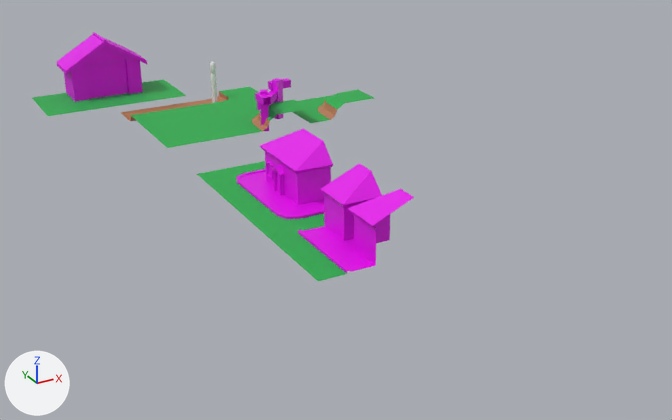
Two versions of the Blender file Art/Tiles/Tiles.blend, one commit apart.
One viewpoint serves both versions: a camera (50 mm lens) standing at (-3.42, -10.55, 3.93) and looking at (1.28, -2.0, -0.34). The axes (+X, +Y, +Z) are drawn at lower left. The lights are the same throughout.

In view in the first picture: 'Barn', 'Barn mirror', 'Obstacle barrier corner', 'Obstacle corner', 'Plane', 'Plane.001', 'Plane.002', 'cottag corner flipped', 'cottag corner straight wall', 'cottage corner'.
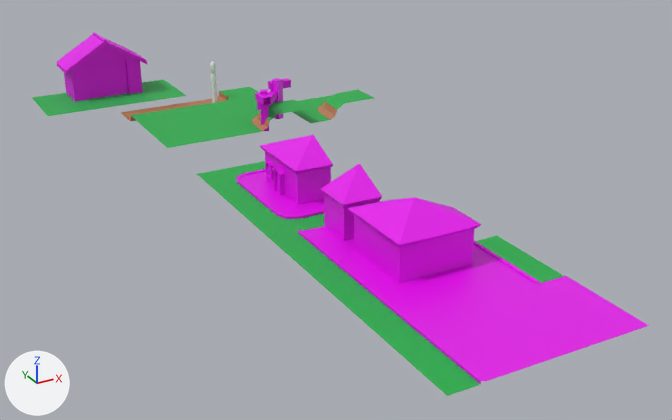
The change, as JSON lines over the scene's bpy script:
```json
{"block": "me_plane_007", "where": "# used by ob_cottage_corner; location = (0.0, -2.0, 0.0)"}
{"block": "me_plane_007", "where": "# verts and faces of me_plane_007; kept vertices keep their numbers, new ones are numbered from 38"}
{"block": "me_plane_007", "where": "# before: 30 (1.0, 0.234, 0.613) at pixel (303, 128), 31 (1.0, 0.0, 0.613) at pixel (313, 134), 35 (0.558, 0.451, 0.423) at pixel (259, 145), 36 (0.558, 0.0, 0.423) at pixel (276, 157), 37 (1.0, 0.451, 0.417)"}
{"op": "remove", "block": "me_plane_007", "code": "me_plane_007.from_pydata(...)  # 38 vertices, 25 faces; spans x 0.0..1.0, y 0.0..1.0, z 0.0..0.613"}
{"op": "add", "block": "me_plane_007", "code": "me_plane_007.from_pydata(...)  # 37 vertices, 25 faces; spans x 0.0..1.0, y 0.0..1.0, z 0.0..0.613"}
{"block": "me_plane_007", "change": "me_plane_007 part 1"}
{"op": "add", "block": "me_plane_007", "code": "delete_vertices([30])  # with the faces that use them"}
{"op": "add", "block": "me_plane_007", "code": "faces += [(31, 35, 36), (31, 37, 35)]"}
{"block": "me_plane_011", "where": "# used by ob_cottag_corner_straight_wall; location = (0.0, -4.0, 0.0)"}
{"op": "remove", "block": "me_plane_011", "code": "me_plane_011.from_pydata(...)  # 40 vertices, 25 faces; spans x 0.0..1.0, y 0.0..1.0, z 0.0..0.613"}
{"op": "add", "block": "me_plane_011", "code": "me_plane_011.from_pydata(...)  # 38 vertices, 25 faces; spans x 0.0..1.0, y 0.0..1.0, z 0.0..0.613"}
{"block": "me_plane_011", "change": "me_plane_011 part 2"}
{"block": "me_plane_011", "change": "2 vertices are removed from x 1.0, y 0.234..0.766, z 0.613"}
{"block": "me_plane_011", "change": "14 faces are deleted"}
{"block": "me_plane_011", "change": "14 new faces join them"}
{"op": "add", "block": "me_plane_015", "code": ["me_plane_015 = bpy.data.meshes.new('Plane.015')", "me_plane_015.from_pydata(...)  # 24 vertices, 14 faces; spans x 0.0..1.0, y 0.0..1.0, z 0.0..0.613", "me_plane_015.materials.append(mat_ubershader)"]}
{"op": "add", "block": "me_plane_014", "code": ["me_plane_014 = bpy.data.meshes.new('Plane.014')", "me_plane_014.from_pydata(...)  # 4 vertices, 1 face; spans x 0.0..1.0, y 0.0..1.0, z 0.013", "me_plane_014.materials.append(mat_ubershader)"]}
{"op": "add", "block": "me_plane_013", "code": ["me_plane_013 = bpy.data.meshes.new('Plane.013')", "me_plane_013.from_pydata(...)  # 12 vertices, 5 faces; spans x 0.0..1.0, y 0.0..1.0, z 0.0..0.027", "me_plane_013.materials.append(mat_ubershader)"]}
{"op": "add", "block": "me_plane_012", "code": ["me_plane_012 = bpy.data.meshes.new('Plane.012')", "me_plane_012.from_pydata(...)  # 24 vertices, 14 faces; spans x 0.0..1.0, y 0.0..1.0, z 0.0..0.613", "me_plane_012.materials.append(mat_ubershader)"]}
{"op": "add", "block": "ob_cottage_corner_to_paved_mirror", "code": ["ob_cottage_corner_to_paved_mirror = bpy.data.objects.new('cottage corner to paved mirror', me_plane_015)", "ob_cottage_corner_to_paved_mirror.location = (1.0, -5.0, 0.0)"]}
{"op": "add", "block": "ob_paved_whole", "code": ["ob_paved_whole = bpy.data.objects.new('paved whole', me_plane_014)", "ob_paved_whole.location = (1.0, -6.0, 0.0)"]}
{"op": "add", "block": "ob_paved_straight", "code": ["ob_paved_straight = bpy.data.objects.new('paved straight', me_plane_013)", "ob_paved_straight.location = (0.0, -6.0, 0.0)"]}
{"op": "add", "block": "ob_cottage_corner_to_paved", "code": ["ob_cottage_corner_to_paved = bpy.data.objects.new('cottage corner to paved', me_plane_012)", "ob_cottage_corner_to_paved.location = (0.0, -5.0, 0.0)"]}
```

Where the change shows, as pixel boxes (x1, y1, x2, y2) in the pictures (672 x 420 px; the box of a moved part takes in the faces that stretch with it):
```json
{"object": "cottage corner to paved", "change": "added", "after": [318, 198, 476, 332]}
{"object": "paved straight", "change": "added", "after": [376, 302, 554, 396]}
{"object": "paved whole", "change": "added", "after": [477, 276, 649, 358]}
{"object": "cottage corner to paved mirror", "change": "added", "after": [414, 197, 563, 302]}
{"object": "cottage corner", "change": "reshaped", "before": [197, 129, 313, 204], "after": [197, 135, 312, 204], "on screen": "8% shorter"}
{"part": 1, "of": "me_plane_007", "change": "moved or reshaped", "before": [259, 129, 313, 158], "after": [259, 135, 312, 158]}
{"part": 2, "of": "me_plane_011", "change": "moved or reshaped", "before": [347, 163, 414, 272], "after": [347, 163, 414, 271]}
```
